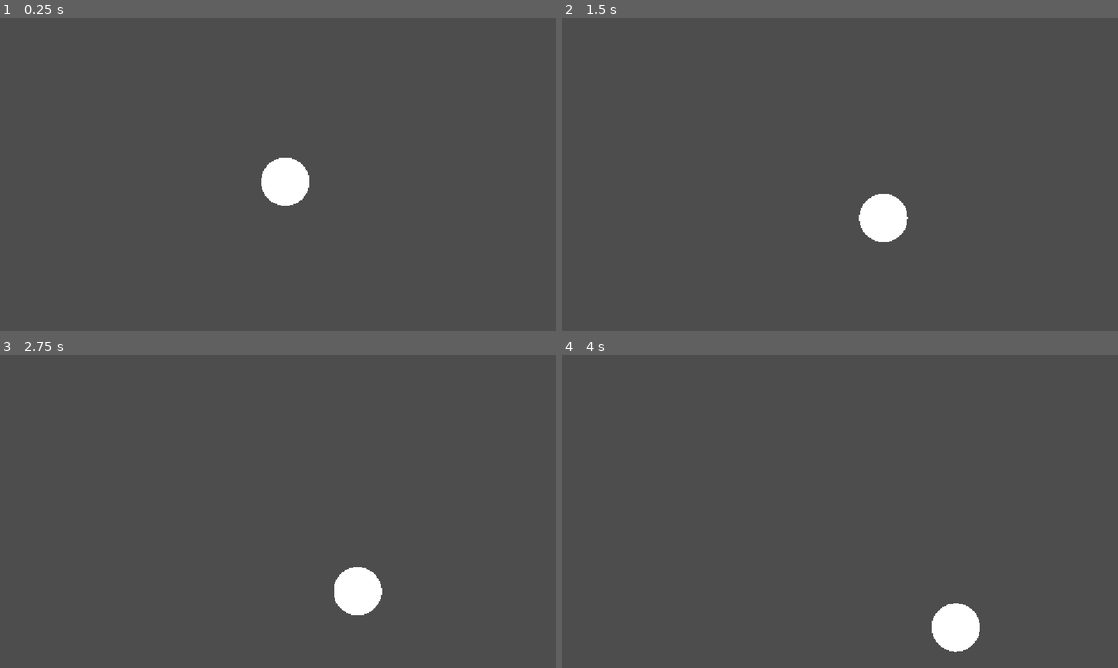
Above: before the commit, frames 1-4 (two rows, left to right).
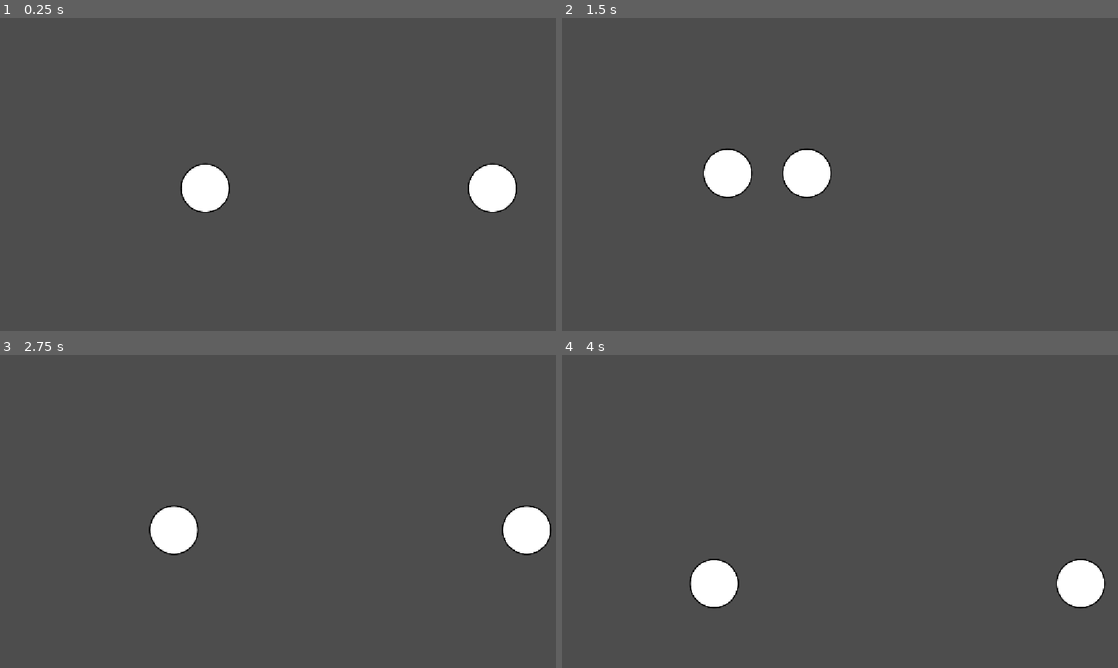
Above: after the commit, the same moments.

Repository: Snakatakka/Twitter-Ball-Thing
Game: Godot game, scene res://node_2d.tscn
Same seed, same stepped clock (60 frames per second), same inputs: the game is played once before the commit and once after it.
Inputs (mouse positions are in pixels of both pictures, inside the frame that each line leads up to):
- Up to frame 1 (0.25 s): no input
- Up to frame 2 (1.5 s): tap Enter at 0.5 s; move the mouse to (962, 158) at 0.52 s; hold Right 0.53-1.28 s; tap Alt at 0.6 s; click (962, 158) at 0.67 s; move the mouse to (728, 190) at 1.27 s; hold Down from 1.28 s (still down); tap Shift at 1.35 s
- Up to frame 3 (2.75 s): move the mouse to (333, 442) at 2.02 s; release Down at 2.03 s; hold Right from 2.03 s (still down); tap Alt at 2.1 s
- Up to frame 4 (4 s): move the mouse to (812, 574) at 2.77 s; release Right at 2.78 s; hold Up 2.78-3.53 s; tap Shift at 2.85 s; click (812, 574) at 2.92 s; move the mouse to (1006, 558) at 3.52 s; hold Left from 3.53 s (still down); tap Alt at 3.6 s

The runs differ from the first frame. In frame 1, 3.3% of the frame differs, in the area x 32-93%, y 44-63%; in frame 2, 3.3%, in the area x 25-63%, y 41-72%; in frame 3, 3.3%; in frame 4, 3.3%.

Commit message:
feat: rewrite physics to use godot's built in tools

Diff:
--- a/Nodes/Ball/ball.gd
+++ b/Nodes/Ball/ball.gd
@@ -1,7 +1,13 @@
-@tool
-extends Node2D
+extends RigidBody2D
 
-@export_category("Visual")
 @export var color : Color = Color(255, 255, 255, 1)
-@export_category("Internal")
-@export var radius : float = 5.0
+@export var outline_color : Color = Color(0, 0, 0, 1)
+@export var radius : float = 50.0
+
+@onready var collision_shape : CollisionShape2D = $CollisionShape
+
+var speed : int = 5
+
+func _ready() -> void:
+	collision_shape.shape.radius = radius
+	apply_central_impulse(Vector2(1000, 0))
--- a/Nodes/Ball/ball.tscn
+++ b/Nodes/Ball/ball.tscn
@@ -1,26 +1,20 @@
 [gd_scene format=3 uid="uid://d0u7u42cemnfn"]
 
 [ext_resource type="Script" uid="uid://c3hqgfae41tmu" path="res://Nodes/Ball/ball.gd" id="1_dpx8e"]
-[ext_resource type="Script" uid="uid://cj8ppkn58bae7" path="res://Nodes/Ball/circle.gd" id="2_7q1pr"]
-[ext_resource type="Script" uid="uid://bw2wbkpiwbm7l" path="res://Nodes/Ball/hitbox.gd" id="3_ogea8"]
+[ext_resource type="PhysicsMaterial" uid="uid://b33qlesvk6mae" path="res://Nodes/Ball/ballphysicsmateriall.tres" id="1_ogea8"]
+[ext_resource type="Script" uid="uid://cj8ppkn58bae7" path="res://Nodes/Ball/circle.gd" id="3_ogea8"]
 
 [sub_resource type="CircleShape2D" id="CircleShape2D_4kxuq"]
-radius = 50.0
 
-[node name="Ball" type="Node2D" unique_id=336425284]
+[node name="Ball" type="RigidBody2D" unique_id=2053380715]
+mass = 0.5
+physics_material_override = ExtResource("1_ogea8")
+linear_damp_mode = 1
+angular_damp_mode = 1
 script = ExtResource("1_dpx8e")
-color = Color(1, 1, 1, 1)
-radius = 50.0
 
-[node name="Hitbox" type="RigidBody2D" parent="." unique_id=1624933079]
-gravity_scale = 0.0
-contact_monitor = true
+[node name="Circle" type="Node2D" parent="." unique_id=74486064]
 script = ExtResource("3_ogea8")
 
-[node name="HitboxShape" type="CollisionShape2D" parent="Hitbox" unique_id=948905697]
+[node name="CollisionShape" type="CollisionShape2D" parent="." unique_id=2095591799]
 shape = SubResource("CircleShape2D_4kxuq")
-
-[node name="Circle" type="Node2D" parent="." unique_id=1328698615]
-script = ExtResource("2_7q1pr")
-
-[connection signal="body_entered" from="Hitbox" to="Hitbox" method="_on_body_entered"]
--- /dev/null
+++ b/Nodes/Ball/ballphysicsmateriall.tres
@@ -0,0 +1,5 @@
+[gd_resource type="PhysicsMaterial" format=3 uid="uid://b33qlesvk6mae"]
+
+[resource]
+friction = 0.0
+bounce = 1.0
--- a/Nodes/Ball/circle.gd
+++ b/Nodes/Ball/circle.gd
@@ -1,11 +1,8 @@
+@tool
 extends Node2D
 
 @onready var ball : Node2D = $".."
-@onready var hitbox : Node2D = $"../Hitbox"
-
-# Called when the node enters the scene tree for the first time.
-func _ready() -> void:
-	pass
-
+@onready var collision_shape : CollisionShape2D = $"../CollisionShape"
 func _draw() -> void:
-	draw_circle(ball.position, ball.radius, ball.color)
+	draw_circle(collision_shape.position, ball.radius, ball.color)
+	draw_circle(collision_shape.position, ball.radius, ball.outline_color, false, 2.5, true)
--- a/Nodes/Ball/hitbox.gd
+++ b/Nodes/Ball/hitbox.gd
@@ -1,43 +1,10 @@
-@tool
 extends RigidBody2D
+@onready var collision_shape : CollisionShape2D = $CollisionShape
+@onready var ball : Node2D = $".."
+var x_velocity : float = 5.0
+var y_velocity : float = 5.0
 
-@onready var ball : Node2D = $".."
-@onready var hitbox : CollisionShape2D = $HitboxShape
-
-var x_velocity : float = 1
-var y_velocity : float = 1
-
-# Called when the node enters the scene tree for the first time.
-func _ready() -> void:
-	global_position = ball.global_position
-	hitbox.shape.radius = ball.radius
-
-func _process(delta: float) -> void:
-	if not Engine.is_editor_hint():
-		_handle_x_collision()
-		_handle_y_collision()
-		var update : Vector2 = Vector2(x_velocity, y_velocity)
-		ball.global_position += update
-
-func _handle_x_collision() -> void:
-	var x_viewport : float = get_parent().get_viewport_rect().size.x
-
-	if (ball.global_position.x >= x_viewport / 2 - ball.radius):
-		if x_velocity > 0:
-			x_velocity = x_velocity * -1
-	elif (ball.global_position.x <= -(x_viewport) / 2 + ball.radius):
-		if x_velocity < 0:
-			x_velocity = x_velocity * -1
-
-func _handle_y_collision() -> void:
-	var y_viewport : float = get_parent().get_viewport_rect().size.y
-
-	if (ball.global_position.y >= (y_viewport) / 2 - ball.radius):
-		if y_velocity > 0:
-			y_velocity = y_velocity * -1
-	elif (ball.global_position.y <= -(y_viewport) / 2 + ball.radius):
-		if y_velocity < 0:
-			y_velocity = y_velocity * -1
-
-func _on_body_entered(body: Node) -> void:
-	print("Collided!")
+func _get_random_float(min, max) -> float:
+	var rng : RandomNumberGenerator = RandomNumberGenerator.new()
+	var random : float = rng.randf_range(min, max)
+	return random
--- /dev/null
+++ b/Nodes/Wall/wall.tscn
@@ -0,0 +1,9 @@
+[gd_scene format=3 uid="uid://c6mtixumubmwq"]
+
+[sub_resource type="WorldBoundaryShape2D" id="WorldBoundaryShape2D_4kxuq"]
+
+[node name="Wall" type="StaticBody2D" unique_id=1890904312]
+
+[node name="CollisionShape2D" type="CollisionShape2D" parent="." unique_id=1551107581]
+position = Vector2(8, 0)
+shape = SubResource("WorldBoundaryShape2D_4kxuq")
--- /dev/null
+++ b/camera_2d.gd
@@ -0,0 +1,7 @@
+extends Camera2D
+@onready var bottom_wall : StaticBody2D = $BottomWall
+@onready var right : StaticBody2D = $RightWall
+
+# Called when the node enters the scene tree for the first time.
+func _ready() -> void:
+	pass # Replace with function body.
--- a/node_2d.tscn
+++ b/node_2d.tscn
@@ -1,7 +1,39 @@
 [gd_scene format=3 uid="uid://beplt2e3elhdp"]
 
 [ext_resource type="PackedScene" uid="uid://d0u7u42cemnfn" path="res://Nodes/Ball/ball.tscn" id="1_wtcfe"]
+[ext_resource type="PackedScene" uid="uid://c6mtixumubmwq" path="res://Nodes/Wall/wall.tscn" id="3_epypp"]
 
-[node name="Node2D" type="Camera2D" unique_id=1348695520]
+[sub_resource type="PhysicsMaterial" id="PhysicsMaterial_7q1pr"]
+friction = 0.0
+bounce = 1.0
 
-[node name="Ball" parent="." unique_id=336425284 instance=ExtResource("1_wtcfe")]
+[node name="Node2D" type="Node2D" unique_id=804591894]
+
+[node name="Camera2D" type="Camera2D" parent="." unique_id=501225201]
+
+[node name="Ball" parent="." unique_id=34512557 instance=ExtResource("1_wtcfe")]
+position = Vector2(384, 0)
+physics_material_override = SubResource("PhysicsMaterial_7q1pr")
+
+[node name="Ball2" parent="." unique_id=2053380715 instance=ExtResource("1_wtcfe")]
+position = Vector2(-384, 0)
+physics_material_override = SubResource("PhysicsMaterial_7q1pr")
+
+[node name="Holder" type="Node2D" parent="." unique_id=807395492]
+
+[node name="Wall" parent="Holder" unique_id=1890904312 instance=ExtResource("3_epypp")]
+position = Vector2(0, 328)
+
+[node name="Wall2" parent="Holder" unique_id=3044859 instance=ExtResource("3_epypp")]
+position = Vector2(576, 0)
+rotation = -1.5707964
+
+[node name="Holder2" type="Node2D" parent="." unique_id=468269443]
+rotation = -3.1415927
+
+[node name="Wall" parent="Holder2" unique_id=1982100472 instance=ExtResource("3_epypp")]
+position = Vector2(0, 328)
+
+[node name="Wall2" parent="Holder2" unique_id=1035795529 instance=ExtResource("3_epypp")]
+position = Vector2(576, 0)
+rotation = -1.5707964
--- a/project.godot
+++ b/project.godot
@@ -20,6 +20,12 @@
 window/stretch/mode="canvas_items"
 window/stretch/aspect="expand"
 
+[editor]
+
+movie_writer/ogv/encoding_speed=1
+movie_writer/movie_file="C:/Users/user/OneDrive/Documents/twitter-ball-thing/Nodes/.ogv"
+movie_writer/fps=30
+
 [editor_plugins]
 
 enabled=PackedStringArray("res://addons/godot_super-wakatime/plugin.cfg")
Empty file removed: Nodes/Ball/shape.gd
Not shown, removed: Nodes/Ball/shape.gd.uid
Not shown, added: camera_2d.gd.uid
Not shown, added: Nodes/Ball/ball.tscn893583340.tmp
Not shown, added: node_2d.tscn880961341.tmp
